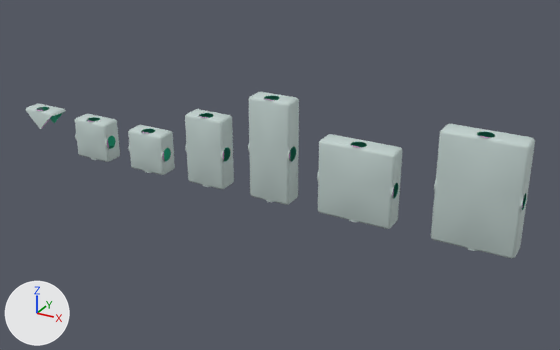
Before and after pictures for a commit that changed the COLLADA model data/meshes/tank.dae.
Before and after are seen from a 50 mm lens placed at (0.757, -0.81, 0.422), pointed at (0.303, 0.016, 0.009). Lighting does not change. The marker at lower left points along +X, +Y and +Z.

Objects in the first picture: 'Base', 'Bk', 'Tank3x3', 'Tank3x5', 'Tank3x7', 'Tank5x5', 'Tank5x7'.
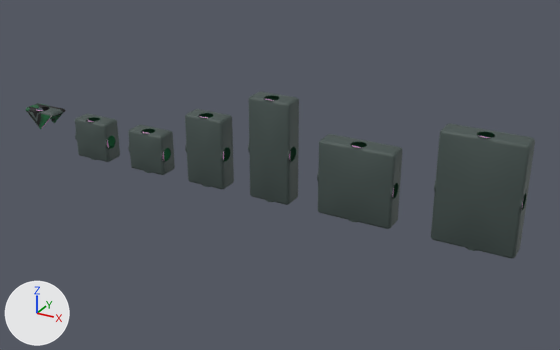
Boxes [x1, y1, x2, y2] around the edits, measured in the pictures (560 x 350 px):
'Tank5x7', surface changed
    both: [431, 124, 535, 259]
'Tank5x5', surface changed
    both: [317, 134, 402, 229]
'Tank3x7', surface changed
    both: [248, 92, 299, 205]
'Tank3x5', surface changed
    both: [185, 109, 234, 189]
'Tank3x3', surface changed
    both: [128, 125, 175, 175]
'Base', surface changed
    both: [75, 114, 120, 162]
'Bk', surface changed
    both: [26, 103, 66, 129]

Edits to the bpy script that builds the scene:
```text
Add img_tank_png:
    img_tank_png = load_image('tank.png', 'tank.png', 512, 512, 'sRGB')
Change mat_outerwall:
    remove mat_outerwall.base_color = (0.536, 0.639, 0.618)  # light grey #c1d1ce
    add mat_outerwall.texture = img_tank_png
```
